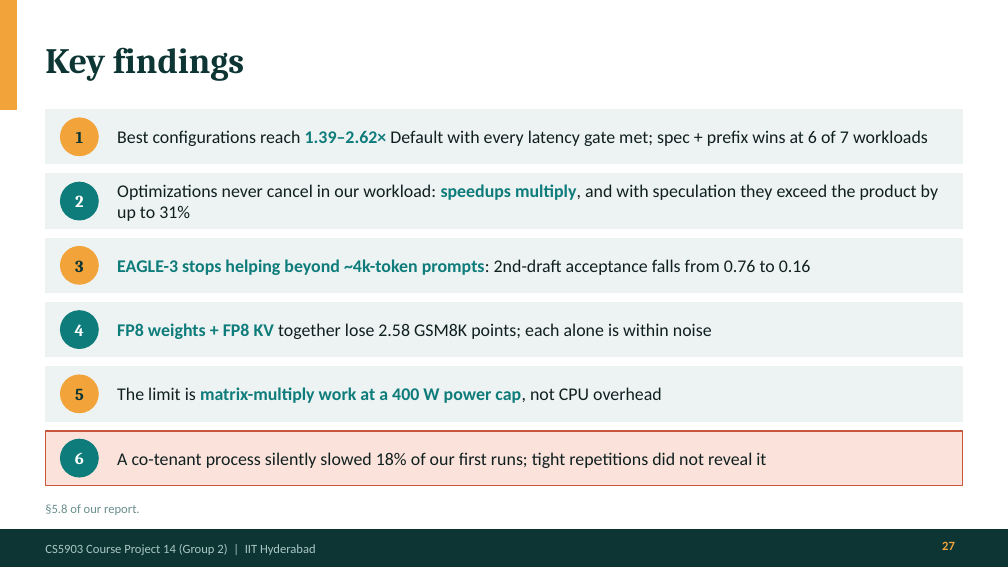
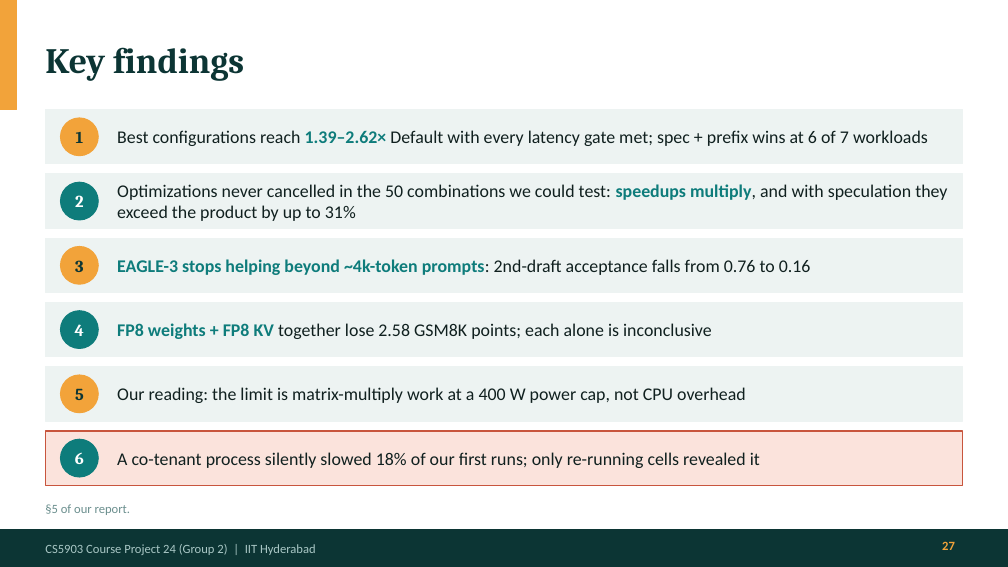
Before and after one commit to Panshul-Jindal/SpeedingUpLLMInference, a slide deck: slide 27 of docs/presentation/LLM_Serving_Final_Presentation.pptx. Drawn at 1008x567 pixels with LibreOffice and Linux fonts; fonts in the diff are those of the drawing. Boxes give left, top, right and bottom in pixels: in the first picture for what was removed or moved away, otherwise in the second. Text is boxed around its words. In the diff, an @@ line names an element or a change of style, - is before the commit and + after.

```diff
--- a/docs/presentation/LLM_Serving_Final_Presentation.pptx
+++ b/docs/presentation/LLM_Serving_Final_Presentation.pptx
@@ text at <box>117,184,947,221</box>: text changed @@
-Optimizations never cancel in our workload: speedups multiply, and with speculation they exceed the product by up to 31%
+Optimizations never cancelled in the 50 combinations we could test: speedups multiply, and with speculation they exceed the product by up to 31%
@@ text at <box>117,323,712,339</box>: text changed @@
-FP8 weights + FP8 KV together lose 2.58 GSM8K points; each alone is within noise
+FP8 weights + FP8 KV together lose 2.58 GSM8K points; each alone is inconclusive
@@ text at <box>117,387,746,403</box>: text changed; text colour #0E7C7B to #10201F; bold off @@
-The limit is matrix-multiply work at a 400 W power cap, not CPU overhead
+Our reading: the limit is matrix-multiply work at a 400 W power cap, not CPU overhead
@@ text at <box>117,452,760,468</box>: text changed @@
-A co-tenant process silently slowed 18% of our first runs; tight repetitions did not reveal it
+A co-tenant process silently slowed 18% of our first runs; only re-running cells revealed it
@@ text at <box>45,504,130,515</box>: text changed @@
-§5.8 of our report.
+§5 of our report.
@@ text at <box>45,544,316,555</box>: text changed @@
-CS5903 Course Project 14 (Group 2) | IIT Hyderabad
+CS5903 Course Project 24 (Group 2) | IIT Hyderabad
```
Also in this commit, not shown: 27 other slides changed, 1 other file.
